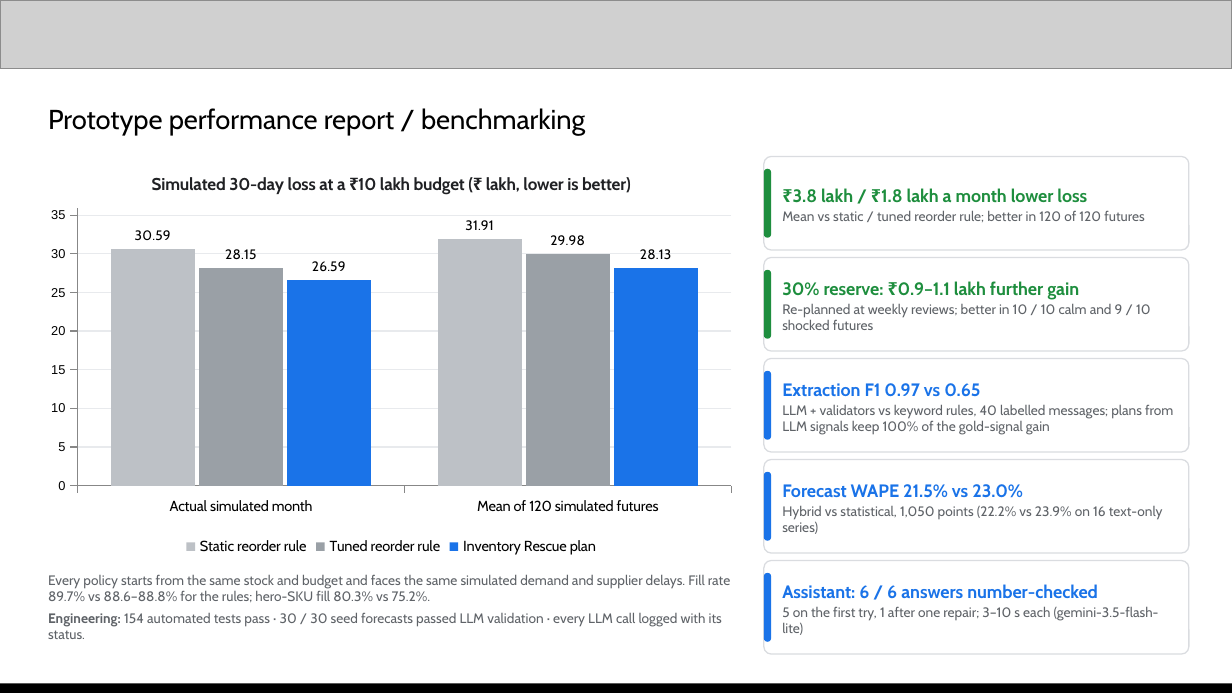
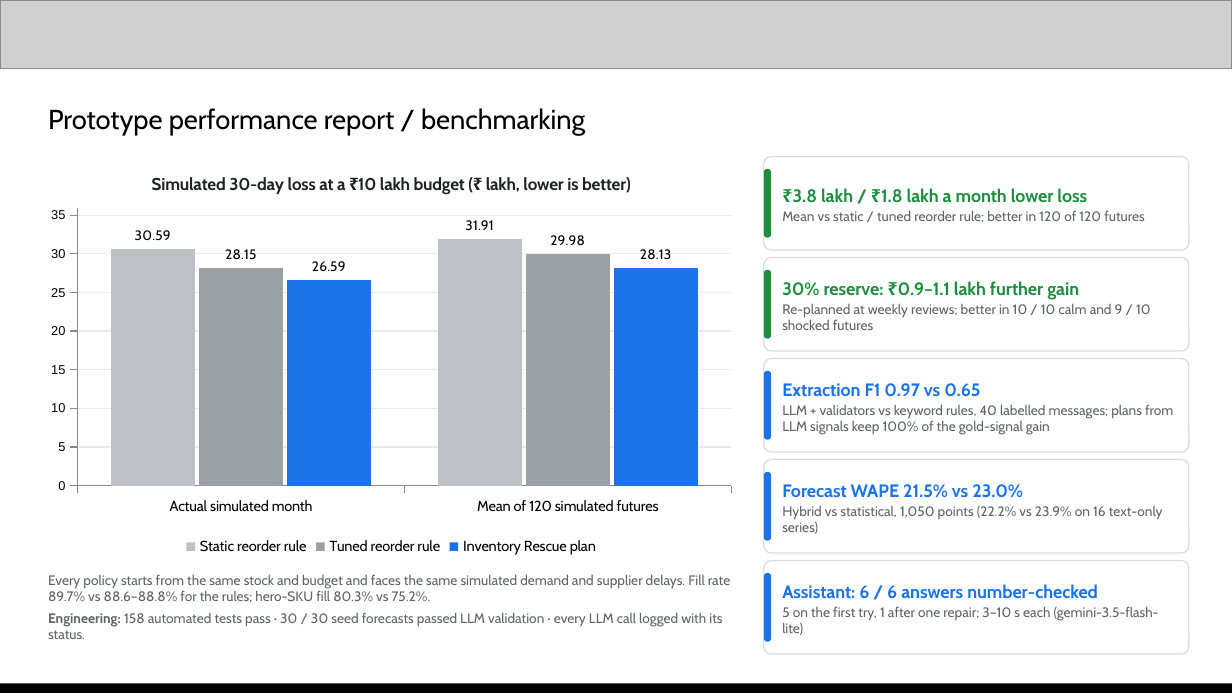
Before and after one commit to Xhahat/inventory-rescue, a slide deck: slide 11 of docs/Inventory_Rescue_AI_Builder_Cup.pptx. Drawn at 1232x693 pixels with LibreOffice and Linux fonts; fonts in the diff are those of the drawing; grey boxes stand for pictures. Boxes give left, top, right and bottom in pixels: in the first picture for what was removed or moved away, otherwise in the second. Text is boxed around its words. In the diff, an @@ line names an element or a change of style, - is before the commit and + after.

```diff
--- a/docs/Inventory_Rescue_AI_Builder_Cup.pptx
+++ b/docs/Inventory_Rescue_AI_Builder_Cup.pptx
@@ text at [48,612,722,639]: text changed @@
-Engineering: 154 automated tests pass · 30 / 30 seed forecasts passed LLM validation · every LLM call logged with its status.
+Engineering: 158 automated tests pass · 30 / 30 seed forecasts passed LLM validation · every LLM call logged with its status.
```
Also in this commit, not shown: 2 other slides changed, 16 other files.
